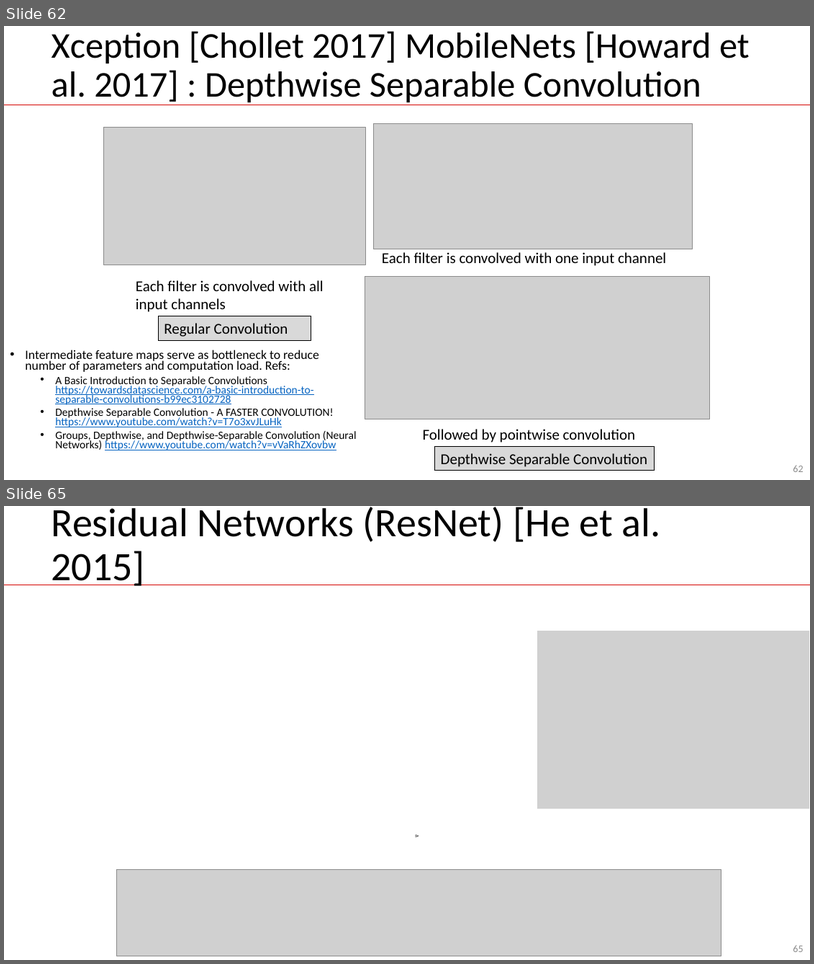
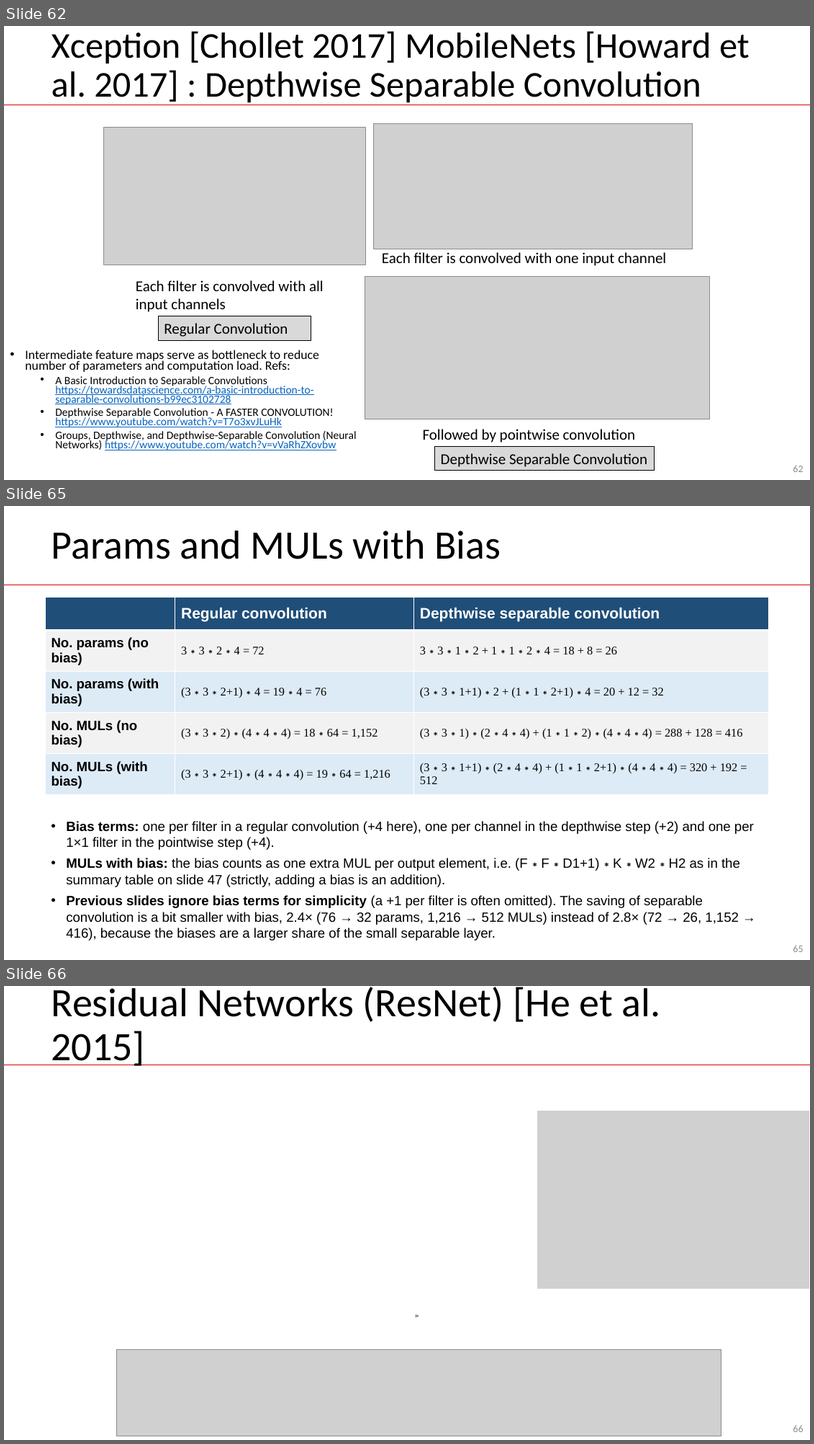
Before and after one commit to guhofstra/CSC144V, a slide deck: PPTs/L3 Convolutional Neural Networks.pptx. Shown one above the other, each under a label of ours: slides 62 and 65 before the commit, slides 62, 65 and 66 after it; the slides between them are not shown. The pictures are 814x964 and 814x1444 pixels, drawn with LibreOffice and Linux fonts; fonts in the diff are those of the drawing; grey boxes stand for pictures. Boxes give left, top, right and bottom in pixels: in the first picture for what was removed or moved away, otherwise in the second. Text is boxed around its words. In the diff, an @@ line names an element or a change of style, - is before the commit and + after.

```diff
--- a/PPTs/L3 Convolutional Neural Networks.pptx
+++ b/PPTs/L3 Convolutional Neural Networks.pptx
@@ slide 65 added at bbox=[4, 506, 810, 960], background #FFFFFF; not listed: 1 template element that a slide beside it also shows @@
@@ title added at bbox=[52, 530, 501, 559], 48 pt, text #000000 @@
+Params and MULs with Bias
@@ table added at bbox=[45, 597, 769, 795], 5 rows, 3 columns @@
+ | Regular convolution | Depthwise separable convolution
+No. params (no bias) | 3∗3∗2∗4 = 72 | 3∗3∗1∗2 + 1∗1∗2∗4 = 18 + 8 = 26
+No. params (with bias) | (3∗3∗2+1)∗4 = 19∗4 = 76 | (3∗3∗1+1)∗2 + (1∗1∗2+1)∗4 = 20 + 12 = 32
+No. MULs (no bias) | (3∗3∗2)∗(4∗4∗4) = 18∗64 = 1,152 | (3∗3∗1)∗(2∗4∗4) + (1∗1∗2)∗(4∗4∗4) = 288 + 128 = 416
+No. MULs (with bias) | (3∗3∗2+1)∗(4∗4∗4) = 19∗64 = 1,216 | (3∗3∗1+1)∗(2∗4∗4) + (1∗1∗2+1)∗(4∗4∗4) = 320 + 192 = 512
@@ text added at bbox=[66, 821, 754, 940], 16 pt, text #000000 @@
+• Bias terms: one per filter in a regular convolution (+4 here), one per channel in the depthwise step (+2) and one per 1×1 filter in the pointwise step (+4).
+• MULs with bias: the bias counts as one extra MUL per output element, i.e. (F∗F∗D1+1)∗K∗W2∗H2 as in the summary table on slide 47 (strictly, adding a bias is an addition).
+• Previous slides ignore bias terms for simplicity (a +1 per filter is often omitted). The saving of separable convolution is a bit smaller with bias, 2.4× (76 → 32 params, 1,216 → 512 MULs) instead of 2.8× (72 → 26, 1,152 → 416), because the biases are a larger share of the small separable layer.
@@ page number added at bbox=[793, 945, 803, 952], 12 pt, text #8C8C8C @@
+65
@@ what was slide 65 is now slide 66 @@
```
Also in this commit, not shown: 2 slides changed, 3 other files.
